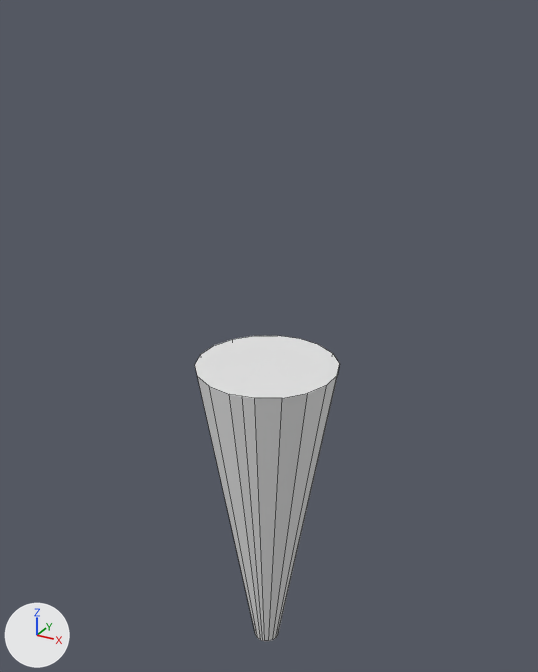
Two versions of the OBJ model Assets/Meshes/VacuumRange.obj, one commit apart.
Rendered twice from a camera (50 mm lens) standing at (1.51, -2.72, 3.23) and looking at (-0.04, 0.11, 1.82). The axes (+X, +Y, +Z) are drawn at lower left. The lights are the same throughout. Mesh edges are drawn as thin lines. Where no turn or scale is listed for an object, it has been applied to the vertices.

The scene before the commit, as lines of its bpy script (objects in view):
```python
me_vacuumrange = bpy.data.meshes.new('VacuumRange')
me_vacuumrange.from_pydata(...)  # 38 vertices, 21 faces; spans x -0.33..0.33, y -0.32..0.35, z 0.1..1.72
ob_vacuumrange = bpy.data.objects.new('VacuumRange', me_vacuumrange)
ob_vacuumrange.location = (0.0, 0.0, 0.0)
```
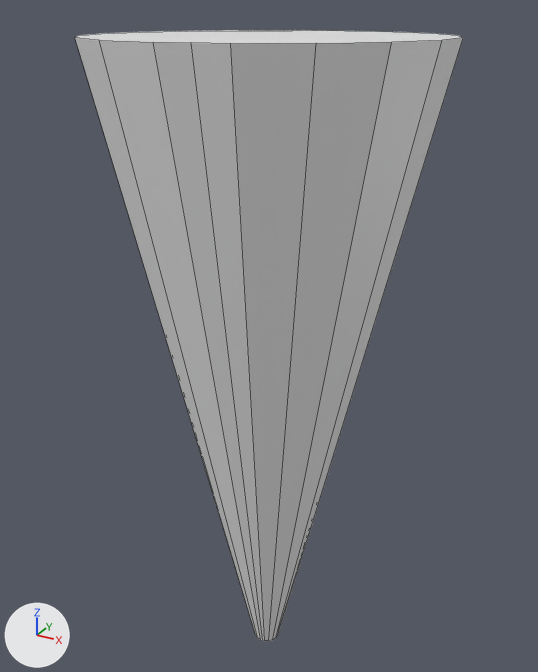
The change, as a diff of the scene's bpy script:
```diff
--- a/Assets/Meshes/VacuumRange.obj.py
+++ b/Assets/Meshes/VacuumRange.obj.py
@@ me_vacuumrange @@
 me_vacuumrange.from_pydata(...)  # 38 vertices, 21 faces; spans x -0.33..0.33, y -0.32..0.35, z 0.1..1.72
 # used by ob_vacuumrange; location = (0.0, 0.0, 0.0)
+# me_vacuumrange part 1: all 19 vertices in x -0.33..0.33, y -0.32..0.35, z 1.72 are scaled about their middle by (2.21, 2.21, 1), then moved by (0.0, 0.02, 1.41)
```

Location of each change, (x1, y1, x2, y2) in pixels of the pictures (538 x 672 px):
'VacuumRange', reshaped (168% wider, 100% taller)
    before: (195, 336, 339, 641)
    after: (75, 30, 463, 641)
